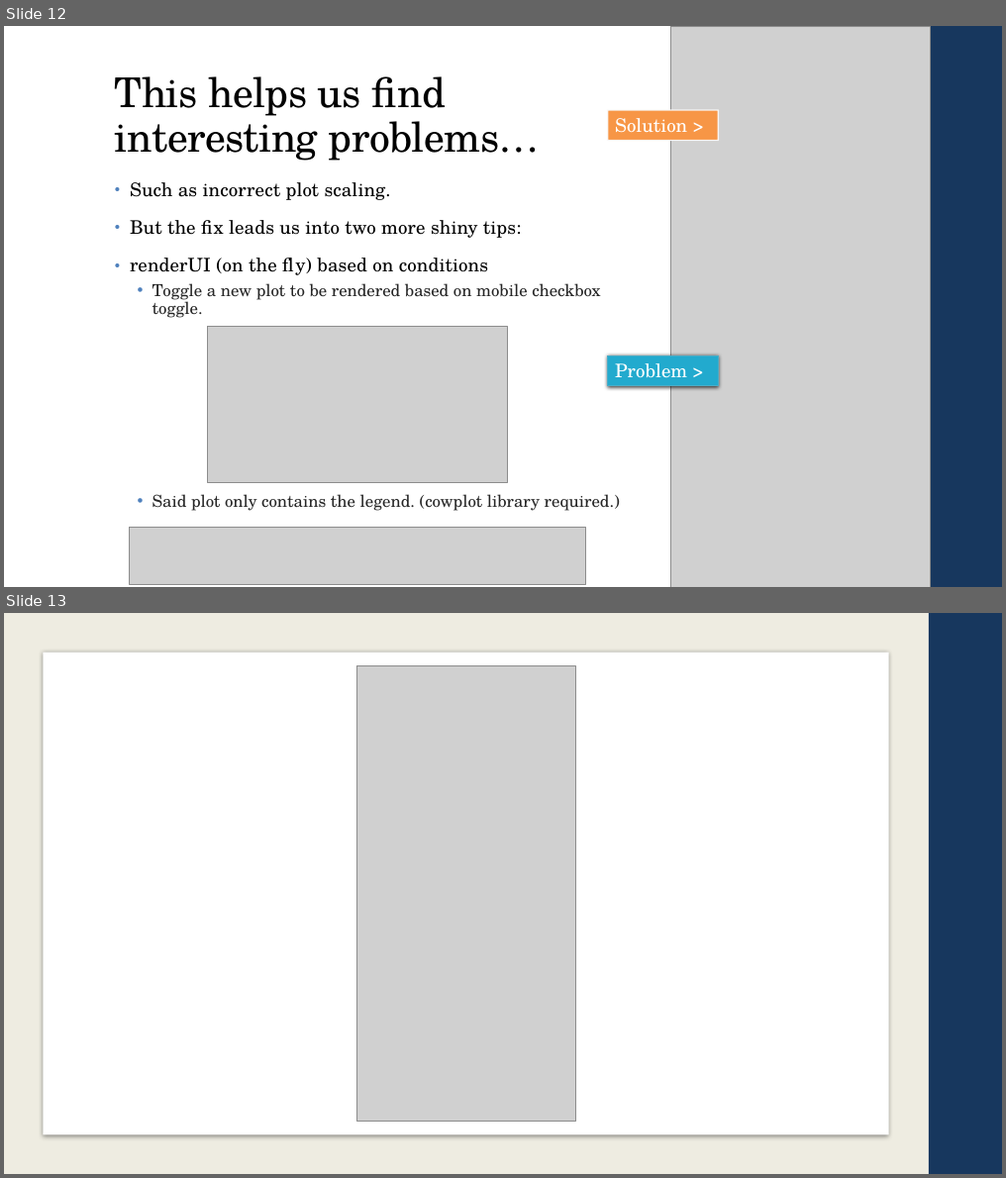
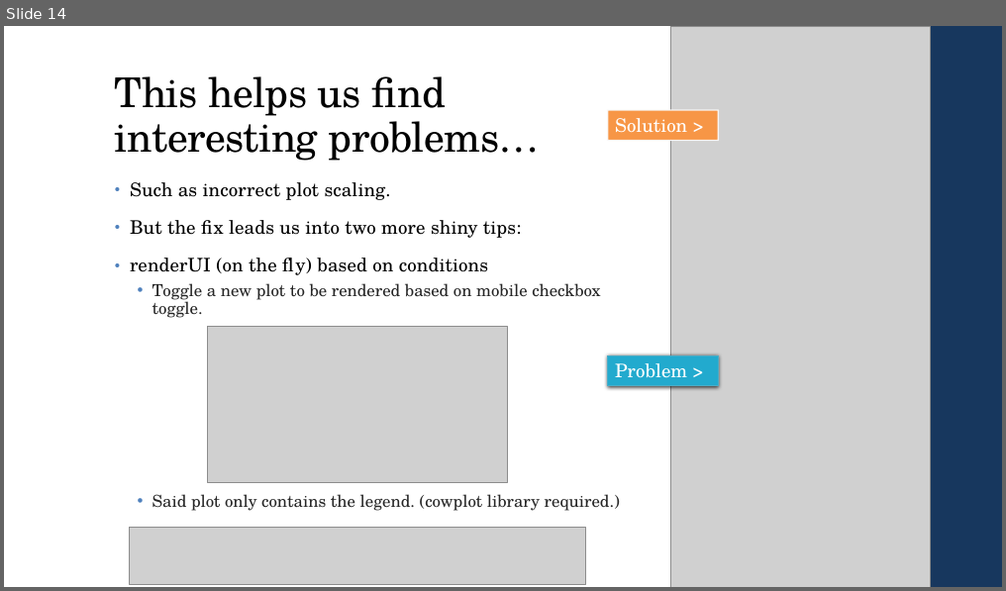
Before and after one commit to bmetenko/RShinyAppStore, a slide deck: Presentation/2019_08_15_RShinyPresentation.pptx. Shown one above the other, each under a label of ours: slides 12 and 13 before the commit, slide 14 after it. The pictures are 1006x1178 and 1006x591 pixels, drawn with LibreOffice and Linux fonts; fonts in the diff are those of the drawing; grey boxes stand for pictures. Boxes give left, top, right and bottom in pixels: in the first picture for what was removed or moved away, otherwise in the second. Text is boxed around its words. In the diff, an @@ line names an element or a change of style, - is before the commit and + after.

```diff
--- a/Presentation/2019_08_15_RShinyPresentation.pptx
+++ b/Presentation/2019_08_15_RShinyPresentation.pptx
@@ slide 13 removed at [4,613,1002,1174], background #FFFFFF @@
@@ rectangle removed at [4,613,929,1174] @@
@@ rectangle removed at [929,613,1002,1174] @@
@@ rectangle removed at [43,653,889,1136] @@
@@ picture removed at [356,665,575,1121] @@
@@ what was slide 12 is now slide 14 @@
```
Also in this commit, not shown: 10 slides changed, 8 slides added.
